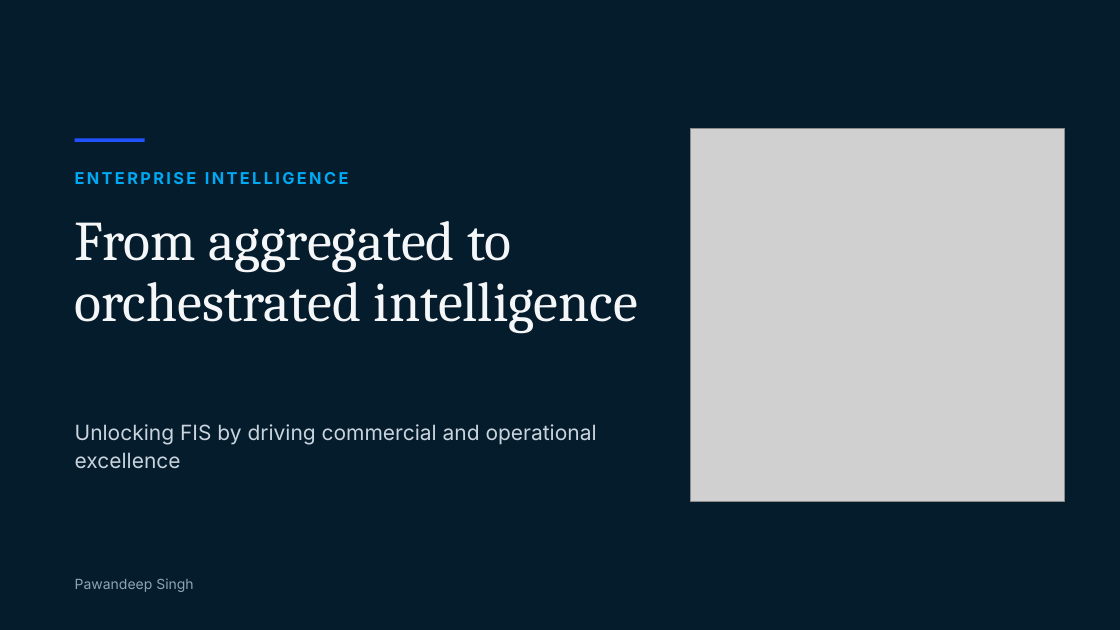
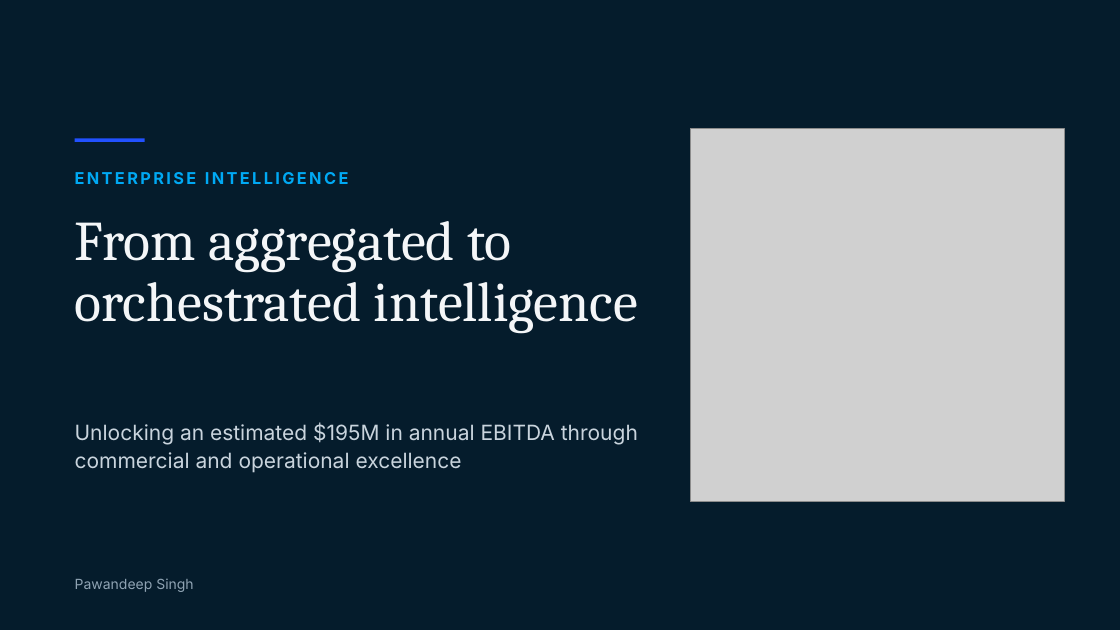
Before and after one commit to singhpawan/craigdeals, a slide deck: slide 1 of Enterprise Intelligence From Aggregated to Orchestrated.pptx. Drawn at 1120x630 pixels with LibreOffice and Linux fonts; fonts in the diff are those of the drawing; grey boxes stand for pictures. Boxes give left, top, right and bottom in pixels: in the first picture for what was removed or moved away, otherwise in the second. Text is boxed around its words. In the diff, an @@ line names an element or a change of style, - is before the commit and + after.

```diff
--- a/Enterprise Intelligence From Aggregated to Orchestrated.pptx
+++ b/Enterprise Intelligence From Aggregated to Orchestrated.pptx
@@ text at (x1=75, y1=422, x2=638, y2=473): text changed @@
-Unlocking FIS by driving commercial and operational excellence
+Unlocking an estimated $195M in annual EBITDA through commercial and operational excellence
```
Also in this commit, not shown: 12 other slides changed, 9 slides added, 3 slides removed, 2 other files.
